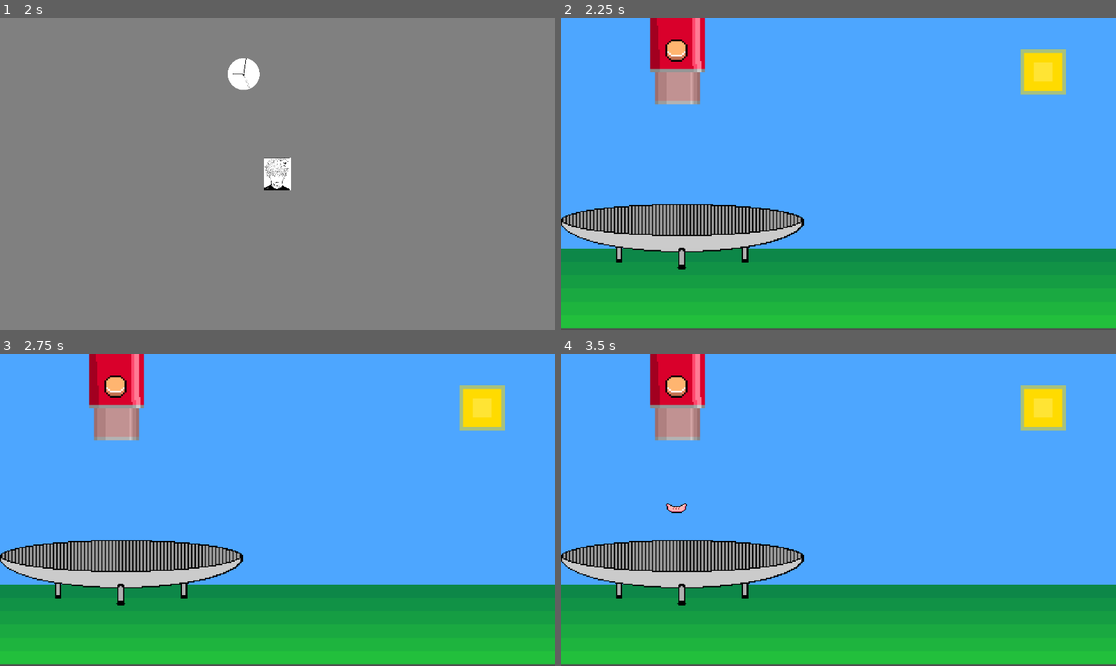
Above: before the commit, frames 1-4 (two rows, left to right).
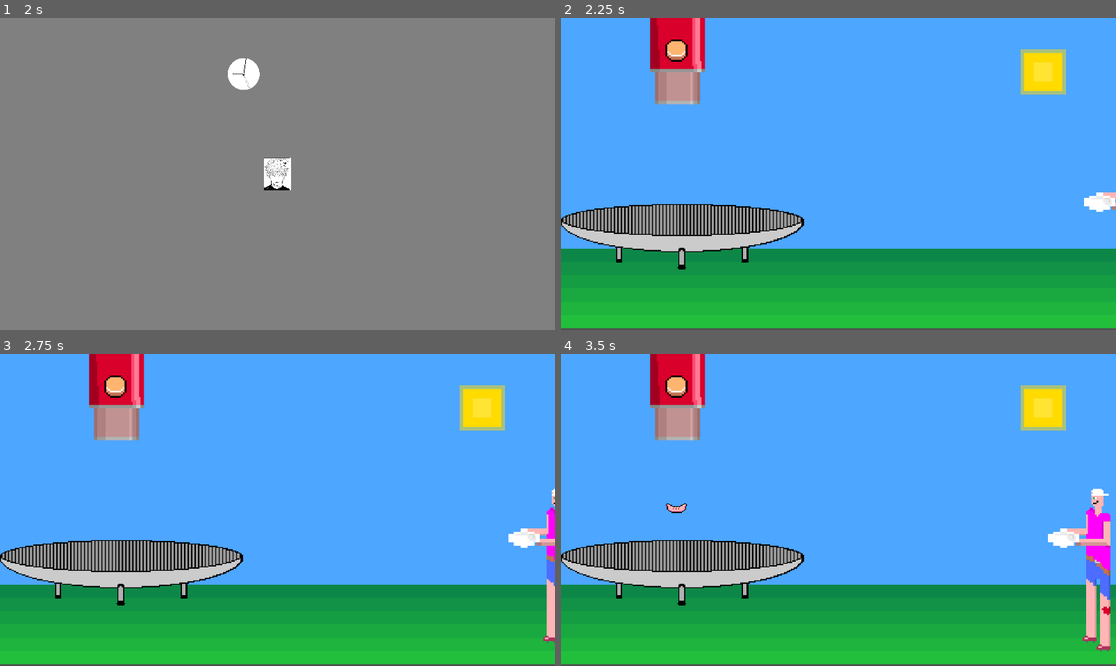
Above: after the commit, the same moments.

Repository: CrazyKamel/bbqJam
Game: Godot game, scene res://src/main.tscn
The game is run twice, just before and just after one commit, with the same random seed, the same clock (stepped at 60 frames per second) and the same inputs. The engine's default icon, where the game draws it, is replaced by a stand-in: a white triangle on a blue panel in a dark square.
Inputs (mouse positions are in pixels of both pictures, inside the frame that each line leads up to):
- Up to frame 1 (2 s): click "START" at 0.5 s; tap Enter at 1.25 s; move the mouse to (399, 158) at 1.27 s; hold Space (space) from 1.28 s (still down); click (399, 158) at 1.42 s
- Up to frame 2 (2.25 s): move the mouse to (727, 189) at 2.02 s; release Space (space) at 2.03 s; tap Tab at 2.1 s; click (727, 189) at 2.17 s
- Up to frame 3 (2.75 s): no input
- Up to frame 4 (3.5 s): click (677, 385) at 2.75 s

Frame 1 is identical in both runs. In frame 2, 0.3% of the frame differs, in the area x 94-100%, y 55-63%; in frame 3, 1.0%; in frame 4, 2.3%, in the area x 87-99%, y 43-96%.

Commit message:
add bob (le client)

Diff:
--- /dev/null
+++ b/src/Minigame/Scenes/Client.tscn
@@ -0,0 +1,47 @@
+[gd_scene load_steps=5 format=3 uid="uid://bwmjgrhsu0gwc"]
+
+[ext_resource type="Script" path="res://src/Minigame/Scripts/Client.gd" id="1_uih7l"]
+[ext_resource type="Texture2D" uid="uid://7sbd3w7kmbtx" path="res://media/Minigame/bob.png" id="2_nmp4q"]
+
+[sub_resource type="CapsuleShape2D" id="CapsuleShape2D_7ff8r"]
+radius = 53.0
+height = 588.0
+
+[sub_resource type="RectangleShape2D" id="RectangleShape2D_dylj5"]
+size = Vector2(131, 42.5)
+
+[node name="Client" type="StaticBody2D"]
+input_pickable = true
+script = ExtResource("1_uih7l")
+
+[node name="RayCast2D" type="RayCast2D" parent="."]
+target_position = Vector2(-232, 0)
+
+[node name="Area2D" type="Area2D" parent="."]
+
+[node name="ClientCollisionShape2D" type="CollisionShape2D" parent="Area2D"]
+position = Vector2(56, -1)
+shape = SubResource("CapsuleShape2D_7ff8r")
+
+[node name="Sprite2D" type="Sprite2D" parent="."]
+scale = Vector2(6, 6)
+texture = ExtResource("2_nmp4q")
+
+[node name="ClientCollisionShape2D" type="CollisionShape2D" parent="."]
+position = Vector2(56, 1)
+shape = SubResource("CapsuleShape2D_7ff8r")
+
+[node name="PlateArea2D2" type="Area2D" parent="."]
+collision_layer = 2
+collision_mask = 2
+
+[node name="PlateCollisionShape2D2" type="CollisionShape2D" parent="PlateArea2D2"]
+position = Vector2(-45.5, -94.75)
+shape = SubResource("RectangleShape2D_dylj5")
+
+[node name="PlateCollisionShape2D2" type="CollisionShape2D" parent="."]
+position = Vector2(-45.5, -94.75)
+shape = SubResource("RectangleShape2D_dylj5")
+
+[connection signal="body_entered" from="PlateArea2D2" to="." method="_on_plate_area_2d_2_body_entered"]
+[connection signal="body_exited" from="PlateArea2D2" to="." method="_on_plate_area_2d_2_body_exited"]
--- a/src/Minigame/Scenes/Minigame.tscn
+++ b/src/Minigame/Scenes/Minigame.tscn
@@ -11,6 +11,9 @@
 [ext_resource type="Texture2D" uid="uid://cfb7fb4ex0fkm" path="res://media/Minigame/button_down.png" id="7_0wgun"]
 
 [sub_resource type="WorldBoundaryShape2D" id="WorldBoundaryShape2D_tnjnv"]
+
+[sub_resource type="RectangleShape2D" id="RectangleShape2D_v2n33"]
+size = Vector2(175, 186)
 
 [node name="Minigame" type="Node2D"]
 script = ExtResource("1_mskjo")
@@ -62,4 +65,14 @@
 position = Vector2(-540, 224)
 scale = Vector2(3.98142, 3.98142)
 
+[node name="Area2D" type="Area2D" parent="."]
+
+[node name="CollisionShape2D" type="CollisionShape2D" parent="Area2D"]
+position = Vector2(1118, 193)
+shape = SubResource("RectangleShape2D_v2n33")
+
 [connection signal="pressed" from="Control/SausageSpawner" to="." method="_on_sausage_spawner_pressed"]
+[connection signal="area_entered" from="Area2D" to="." method="_on_area_2d_area_entered"]
+[connection signal="area_exited" from="Area2D" to="." method="_on_area_2d_area_exited"]
+[connection signal="area_shape_entered" from="Area2D" to="." method="_on_area_2d_area_shape_entered"]
+[connection signal="body_entered" from="Area2D" to="." method="_on_area_2d_body_entered"]
--- /dev/null
+++ b/src/Minigame/Scripts/Client.gd
@@ -0,0 +1,36 @@
+extends StaticBody2D
+var timer := Timer.new()
+
+var sausage;
+
+# Called when the node enters the scene tree for the first time.
+func _ready():
+	timer.one_shot = true
+	timer.wait_time = 1
+	timer.connect("timeout", _on_timer_timeout)
+	add_child(timer)
+	pass # Replace with function body.
+
+
+# Called every frame. 'delta' is the elapsed time since the previous frame.
+func _process(delta):
+	if position.x > 0:
+		if ! $RayCast2D.is_colliding():
+			position.x -= 100*delta
+	pass
+
+
+func _on_plate_area_2d_2_body_entered(body):
+	if ! body.cooking && body.state == 2:
+		body.input_pickable = false
+		timer.start()
+		sausage = body
+
+
+func _on_plate_area_2d_2_body_exited(body):
+	body.input_pickable = true
+
+
+func _on_timer_timeout():
+	sausage.queue_free()
+	queue_free()
--- a/src/Minigame/Scripts/Minigame.gd
+++ b/src/Minigame/Scripts/Minigame.gd
@@ -1,12 +1,21 @@
 extends Node2D
 
 var held_object = false
+var timer := Timer.new()
+
+var canSpawn = true
 
 @export var sausage : PackedScene
+var client = preload("res://src/Minigame/Scenes/Client.tscn")
 
 func _ready():
 	for node in get_tree().get_nodes_in_group("pickable"):
 		node.clicked.connect(_on_pickable_clicked)
+	timer.one_shot = false
+	timer.wait_time = randi_range(1, 5)
+	timer.connect("timeout", _spawnClient)
+	add_child(timer)
+	timer.start()
 
 func connect_to_pickable(object):
 	object.clicked.connect(_on_pickable_clicked)
@@ -30,3 +39,20 @@
 	var food_item = sausage.instantiate()
 	food_item.position = $Control/SpawnPosition.position
 	add_child(food_item)
+
+func _spawnClient():
+	print(canSpawn)
+	if canSpawn:
+		var client1 = client.instantiate()
+		client1.position = Vector2(randi_range(1000, 1100),randi_range(210, 240))
+		add_child(client1)
+		timer.wait_time = randi_range(3, 8)
+	pass
+
+
+func _on_area_2d_area_entered(area):
+	canSpawn = false
+
+
+func _on_area_2d_area_exited(area):
+	canSpawn = true
Binary file added: media/Minigame/bob.png
Not shown, added: media/Minigame/bob.png.import
Not shown: 1 places in src/Minigame/Scenes/Minigame.tscn that only renumber resources
